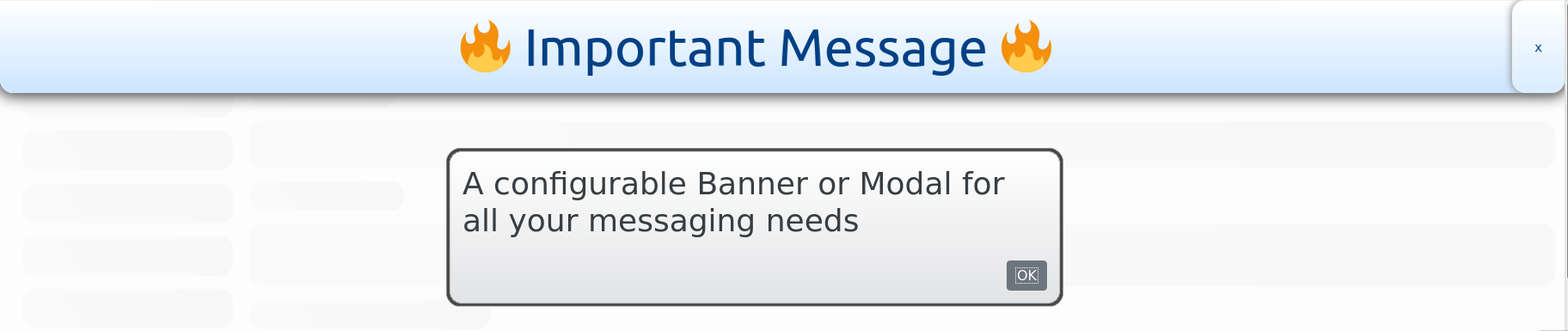
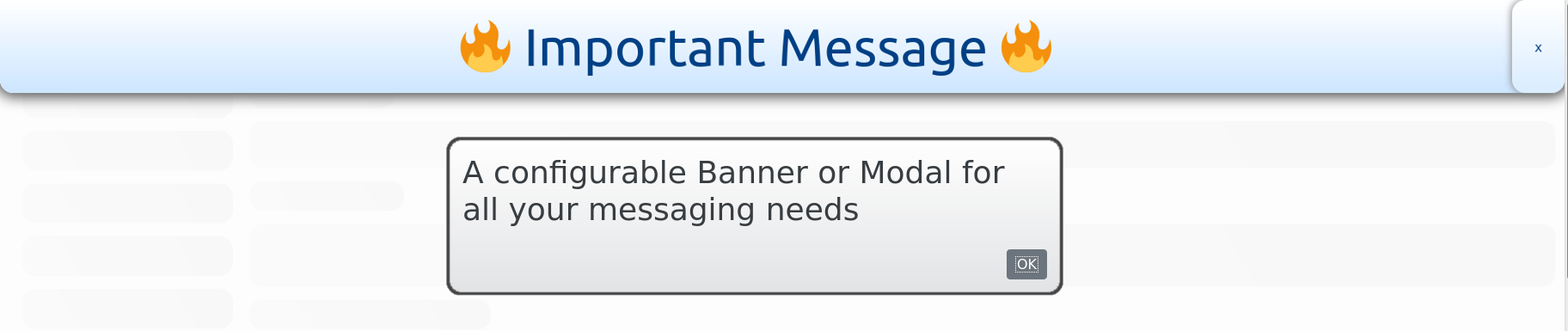
Comparing the layer stacks of the two 1568px x 331px images. Changes:
painted on "Screenshot from 2020-04-15 16-22-39.png" over bbox(0, 0, 1568, 331)
